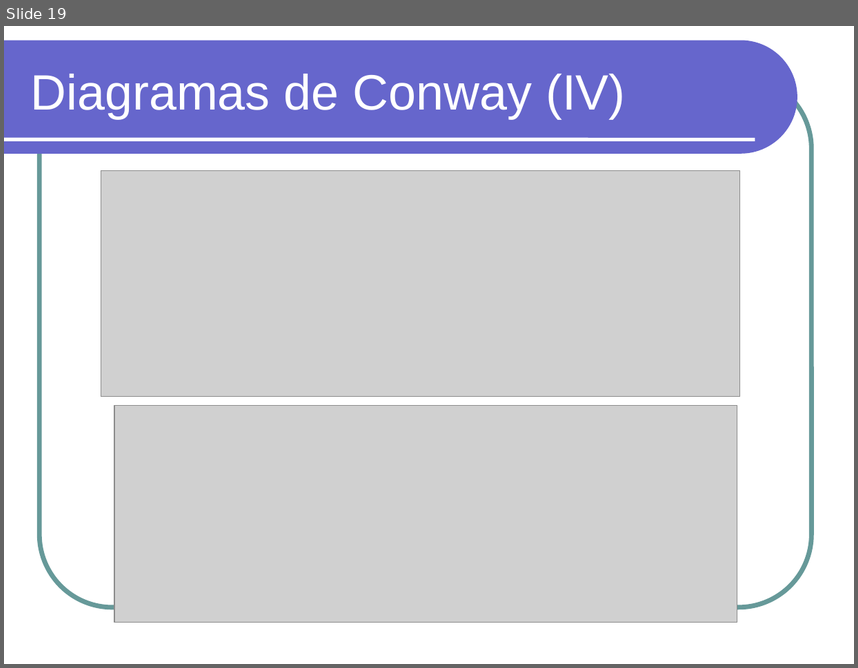
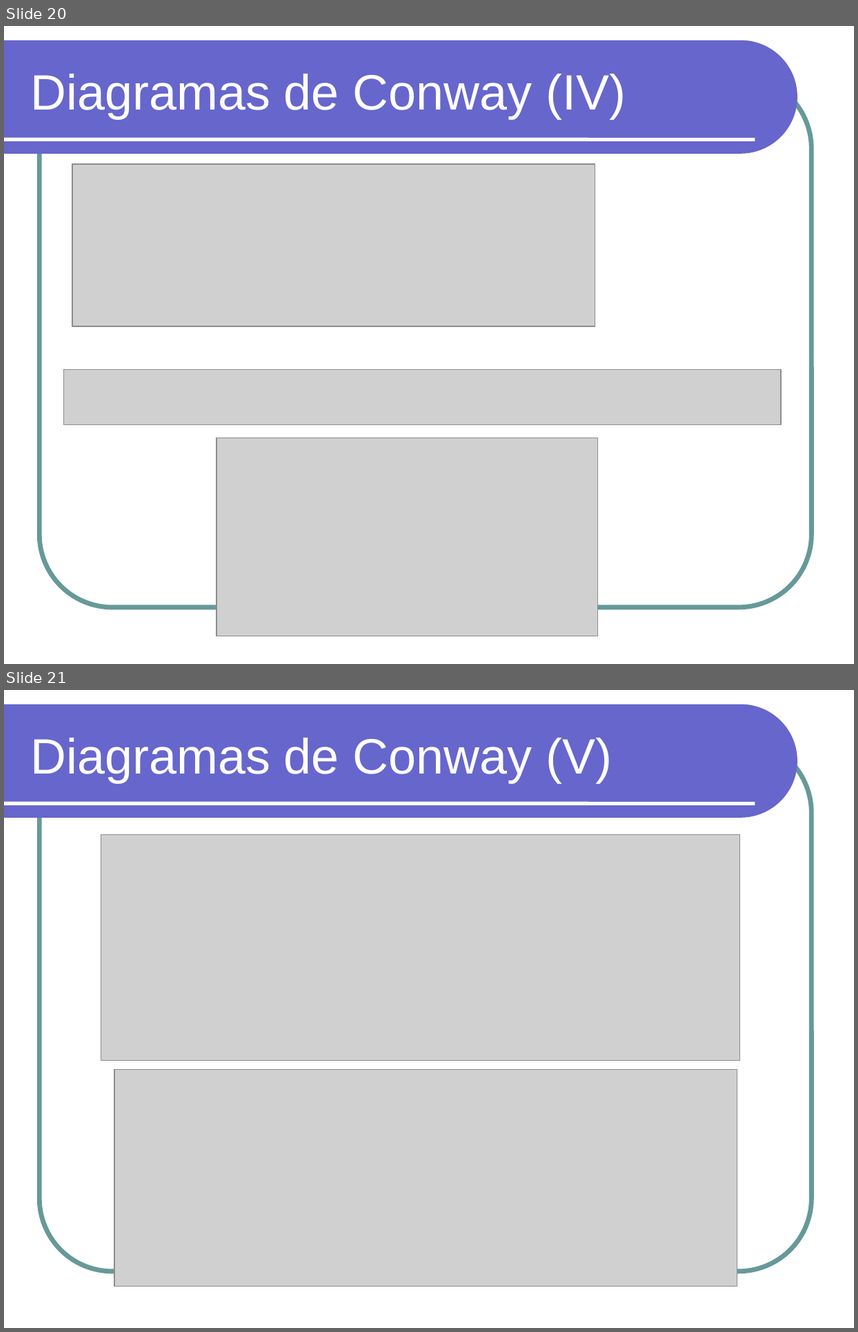
Before and after one commit to txedo/pl-graphs, a slide deck: 2 - Problema y Lenguaje/Sesion1.ppt. Shown one above the other, each under a label of ours: slide 19 before the commit, slides 20 and 21 after it. The pictures are 858x668 and 858x1332 pixels, drawn with LibreOffice and Linux fonts; fonts in the diff are those of the drawing; grey boxes stand for pictures. Boxes give left, top, right and bottom in pixels: in the first picture for what was removed or moved away, otherwise in the second. Text is boxed around its words. In the diff, an @@ line names an element or a change of style, - is before the commit and + after.

```diff
--- a/2 - Problema y Lenguaje/Sesion1.ppt
+++ b/2 - Problema y Lenguaje/Sesion1.ppt
@@ slide 21 added at (4, 690, 854, 1328), background #FFFFFF; not listed: 3 template elements that a slide beside it also shows @@
@@ title added at (31, 738, 612, 782), 42 pt, text #FFFFFF @@
+Diagramas de Conway (V)
@@ picture added at (101, 834, 740, 1060) @@
@@ picture added at (114, 1069, 737, 1286) @@
@@ what was slide 19 is now slide 20 @@
@@ slide 20 changed as well @@
@@ picture: place and size @@
-picture at (101, 170, 740, 396)
+picture at (72, 164, 595, 326)
@@ picture added at (63, 370, 781, 425) @@
@@ picture: place and size @@
-picture at (114, 405, 737, 622)
+picture at (217, 437, 598, 635)
```
Also in this commit, not shown: 18 other slides changed, 1 other slide added.
